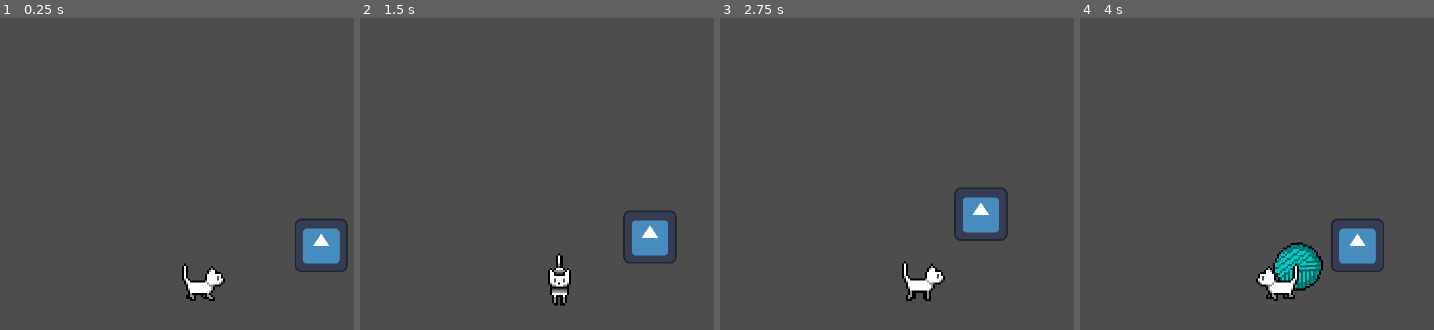
Above: before the commit, frames 1-4 (left to right).
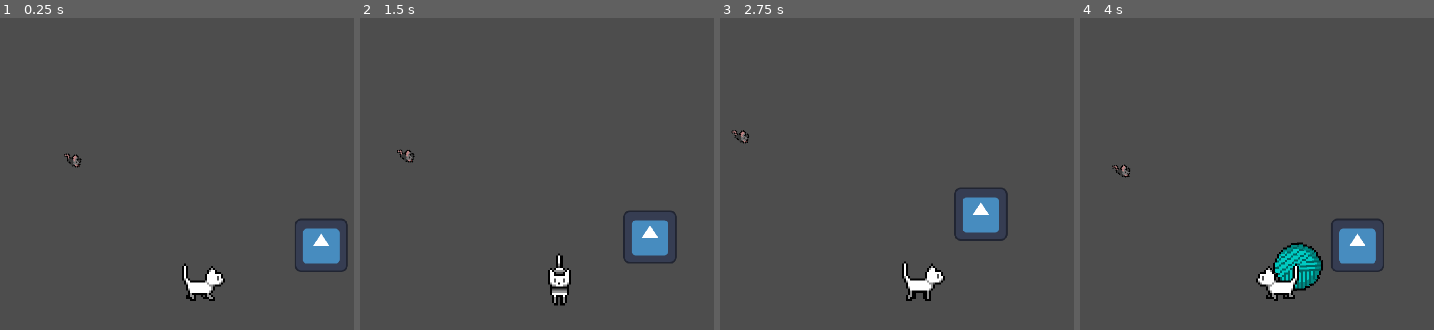
Above: after the commit, the same moments.

Repository: Liska2525/meow
Game: Godot game, scene res://main.tscn
The game is run twice, just before and just after one commit, with the same random seed, the same clock (stepped at 60 frames per second) and the same inputs. The engine's default icon, where the game draws it, is replaced by a stand-in: a white triangle on a blue panel in a dark square.
Inputs:
- Up to frame 1 (0.25 s): no input
- Up to frame 2 (1.5 s): tap Enter at 0.5 s; hold Right (move_right) 0.53-1.28 s; hold Down (move_down) from 1.28 s (still down)
- Up to frame 3 (2.75 s): release Down (move_down) at 2.03 s; hold Right (move_right) from 2.03 s (still down)
- Up to frame 4 (4 s): release Right (move_right) at 2.78 s; hold Up (move_up) 2.78-3.53 s; hold Left (move_left) from 3.53 s (still down)

The runs differ from the first frame. In frame 1, 0.1% of the frame differs, in the area x 18-24%, y 43-49%; in frame 2, 0.1%; in frame 3, 0.1%; in frame 4, 0.1%.

Commit message:
added notworking rotation script

Diff:
--- a/Scripts/meow.gd
+++ b/Scripts/meow.gd
@@ -1,6 +1,6 @@
 extends Node2D
 
-@export var damage = 10
+@export var damage = 30
 
 func _ready() -> void:
 	self.visible = false
--- a/Scripts/mouse.gd
+++ b/Scripts/mouse.gd
@@ -2,8 +2,15 @@
 
 @export var speed = 10
 var direction
-
+@export var hp = 100
 
 func _physics_process(delta: float) -> void:
-	direction = Vector2.from_angle(get_angle_to(get_node("/root/Cat").position)).normalized()
+	print($Sprite2D.rotation_degrees)
+	direction = (get_parent().get_parent().get_node("Cat").position - self.position).normalized()
+	$Sprite2D.rotation = get_angle_to(get_parent().get_parent().get_node("Cat").position)
+	if $Sprite2D.rotation_degrees > 90:
+		$Sprite2D.rotation = get_angle_to(get_parent().get_parent().get_node("Cat").position) - PI/2
+		$Sprite2D.flip_v = true
 	position += direction * speed * delta
+	if hp <= 0:
+		self.queue_free()
--- a/main.tscn
+++ b/main.tscn
@@ -1,10 +1,11 @@
-[gd_scene load_steps=31 format=3 uid="uid://weslxv1dhgyw"]
+[gd_scene load_steps=32 format=3 uid="uid://weslxv1dhgyw"]
 
 [ext_resource type="Script" uid="uid://df3aiqh4kfkkn" path="res://Scripts/cat.gd" id="1_gi6gy"]
 [ext_resource type="Script" uid="uid://dl8o2drh2mqb3" path="res://Scripts/enemyspawner.gd" id="2_2cqfq"]
 [ext_resource type="SpriteFrames" uid="uid://te1fyn3motjs" path="res://Assets/Animations/gameboy1.tres" id="2_rgm8j"]
 [ext_resource type="Script" uid="uid://cve7qr218uar1" path="res://Scripts/woolspawner.gd" id="3_8qimd"]
 [ext_resource type="Texture2D" uid="uid://bgspmh52n3blj" path="res://icon.svg" id="3_0810q"]
+[ext_resource type="PackedScene" uid="uid://4dwinbqylqwd" path="res://Scenes/mouse.tscn" id="3_yaehf"]
 [ext_resource type="Script" uid="uid://b3pf2dftvbcqx" path="res://Scripts/claws.gd" id="4_ycdy4"]
 [ext_resource type="Texture2D" uid="uid://dmqru7dglflb2" path="res://Assets/Attacks/Claws/CS001.png" id="5_w48qg"]
 [ext_resource type="Texture2D" uid="uid://b3nqqyxsrahtw" path="res://Assets/Attacks/Claws/CS002.png" id="6_vivmo"]
@@ -145,6 +146,8 @@
 
 [node name="SpawnTimer" type="Timer" parent="Enemies"]
 
+[node name="Mouse" parent="Enemies" instance=ExtResource("3_yaehf")]
+
 [node name="Cat" type="Node2D" parent="."]
 position = Vector2(300, 300)
 script = ExtResource("1_gi6gy")
@@ -207,11 +210,10 @@
 position = Vector2(100, -101)
 scale = Vector2(5, 5)
 sprite_frames = SubResource("SpriteFrames_1u8w0")
-frame = 4
-frame_progress = 0.97877
 speed_scale = 2.0
 
 [node name="SpawnTimer" type="Timer" parent="Cat/Meow"]
+wait_time = 15.0
 
 [node name="Sprite2D" type="Sprite2D" parent="."]
 texture_filter = 1
